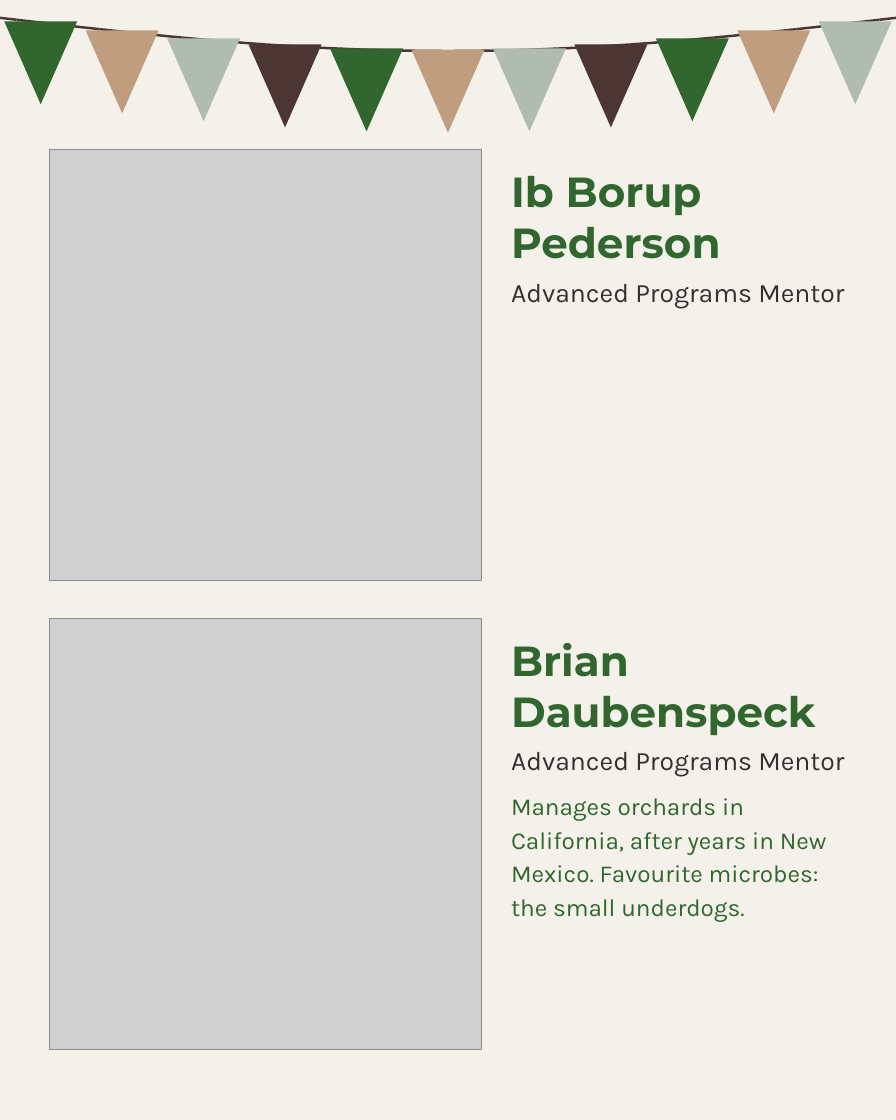
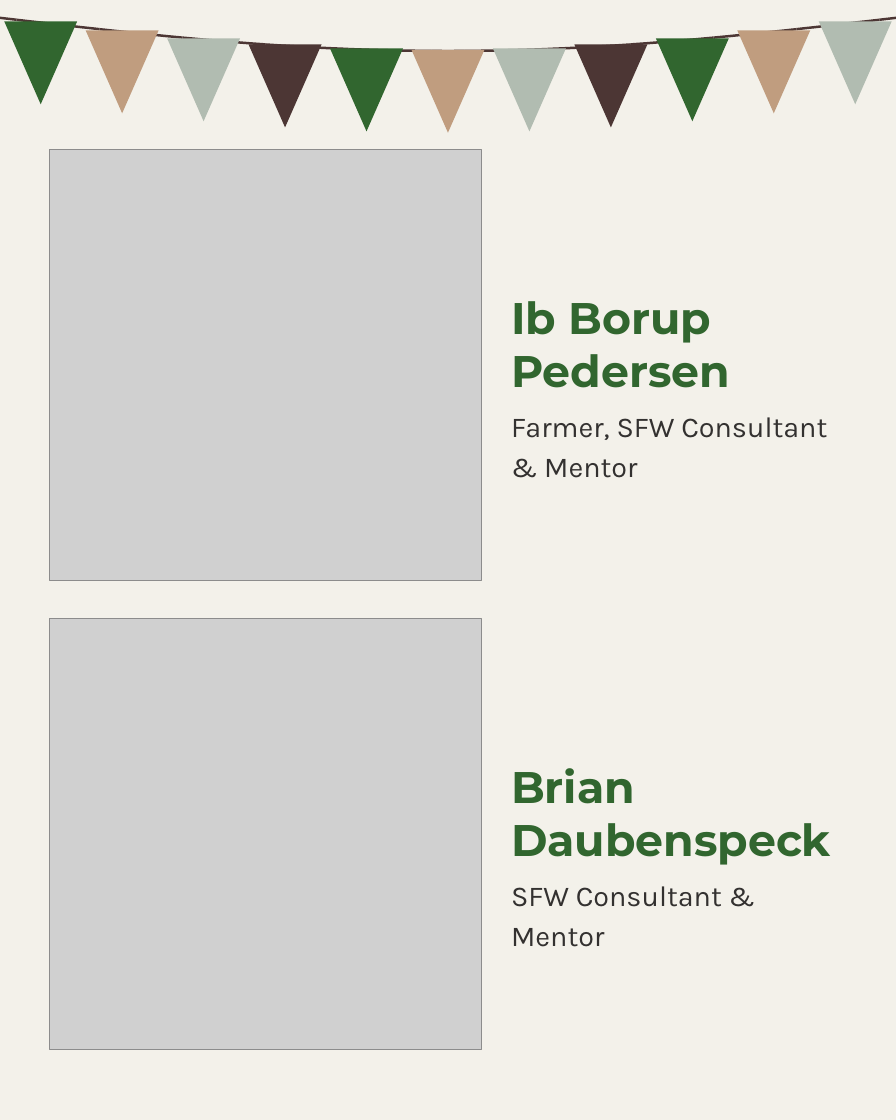
Before and after one commit to linneamoritznyc/SFW-SocialMedia, a slide deck: slide 2 of templates/posts/october/05-10-2026-mon-ig-teachers-day-option-4-ten-slides.pptx. Drawn at 896x1120 pixels with LibreOffice and Linux fonts; fonts in the diff are those of the drawing; grey boxes stand for pictures. Boxes give left, top, right and bottom in pixels: in the first picture for what was removed or moved away, otherwise in the second. Text is boxed around its words. In the diff, an @@ line names an element or a change of style, - is before the commit and + after.

```diff
--- a/templates/posts/october/05-10-2026-mon-ig-teachers-day-option-4-ten-slides.pptx
+++ b/templates/posts/october/05-10-2026-mon-ig-teachers-day-option-4-ten-slides.pptx
@@ text at (511, 301, 730, 388): text changed; size 38 to 40 pt @@
-Ib Borup Pederson
+Ib Borup Pedersen
@@ text at (511, 417, 827, 478): text changed; size 24 to 26 pt @@
-Advanced Programs Mentor
+Farmer, SFW Consultant & Mentor
@@ text "Brian Daubenspeck": place and size @@
-text "Brian Daubenspeck" at (511, 643, 816, 735)
+text "Brian Daubenspeck" at (511, 768, 831, 865)
@@ text "Brian Daubenspeck" at (511, 768, 831, 865): size 38 to 40 pt @@
@@ text removed at (511, 798, 827, 922) @@
-Manages orchards in California, after years in New Mexico. Favourite microbes: the small underdogs.
@@ text at (511, 886, 722, 947): text changed; size 24 to 26 pt @@
-Advanced Programs Mentor
+SFW Consultant & Mentor
```
Also in this commit, not shown: 7 other slides changed, 20 other files.
